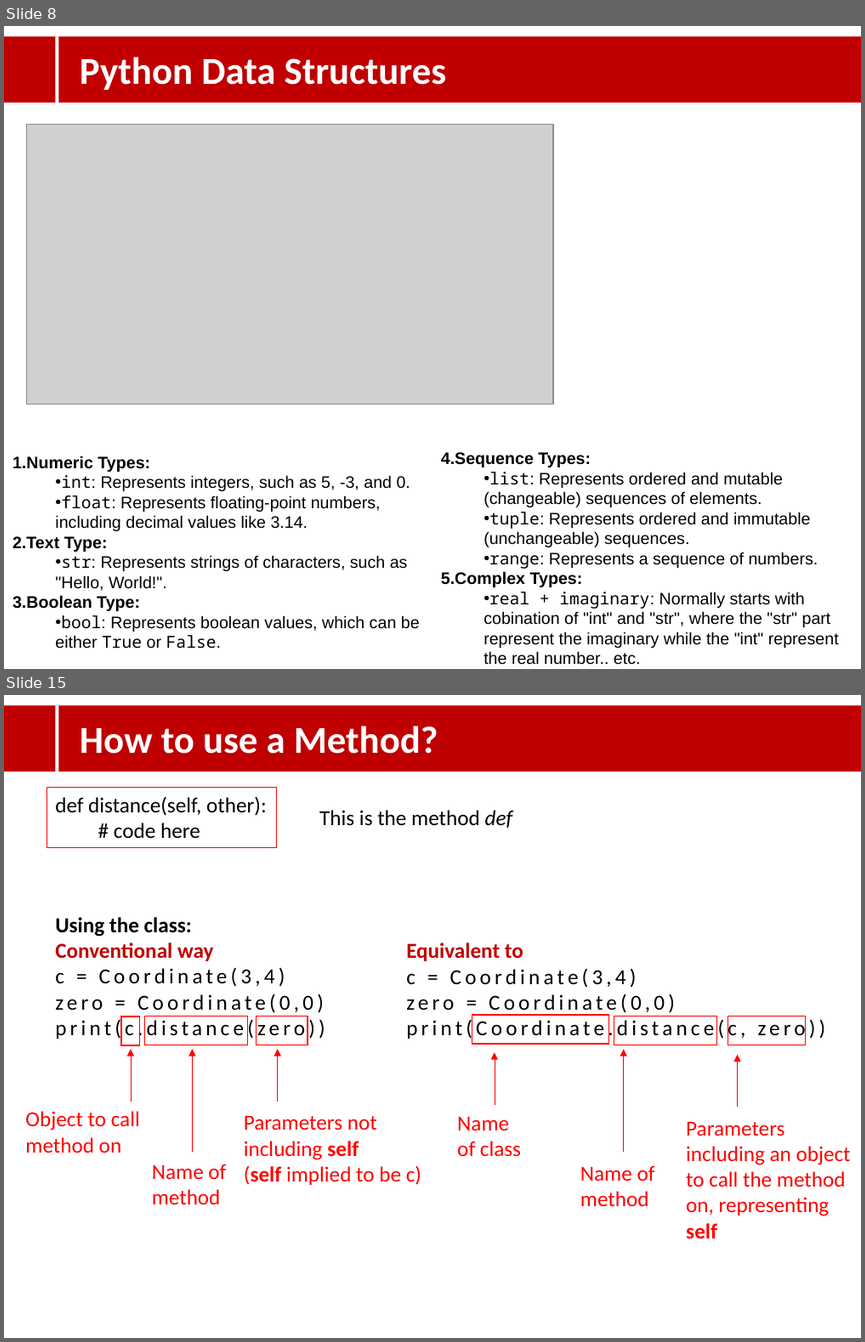
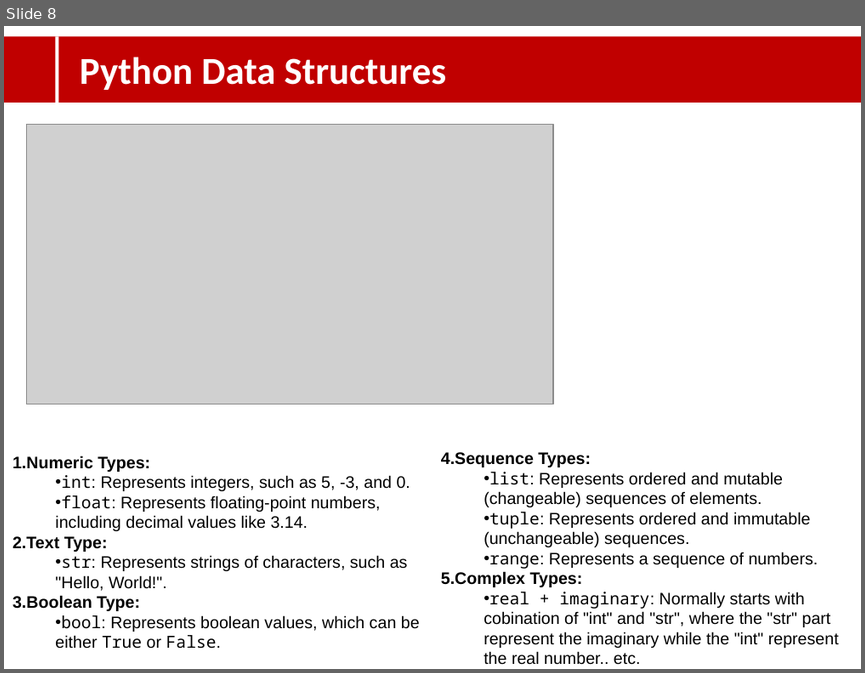
Before and after one commit to research-pedputra/main, a slide deck: docs/Lecture_001.pptx. Shown one above the other, each under a label of ours: slides 8 and 15 before the commit, slide 8 after it; the slides between them are not shown. The pictures are 865x1342 and 865x673 pixels, drawn with LibreOffice and Linux fonts; fonts in the diff are those of the drawing; grey boxes stand for pictures; background and template pictures are left out. Boxes give left, top, right and bottom in pixels: in the first picture for what was removed or moved away, otherwise in the second. Text is boxed around its words. In the diff, an @@ line names an element or a change of style, - is before the commit and + after.

```diff
--- a/docs/Lecture_001.pptx
+++ b/docs/Lecture_001.pptx
@@ slide 15 removed at bbox=[4, 695, 861, 1338], background picture (left out) @@
@@ rectangle removed at bbox=[4, 705, 861, 771] @@
@@ rectangle removed at bbox=[55, 705, 59, 818] @@
@@ text removed at bbox=[80, 726, 438, 754] @@
-How to use a Method?
@@ rectangle removed at bbox=[46, 787, 277, 847] @@
-def distance(self, other):
-# code here
@@ text removed at bbox=[319, 810, 513, 828] @@
-This is the method def
@@ text removed at bbox=[55, 917, 325, 1040] @@
-Using the class:
-Conventional way
-c = Coordinate(3,4)
-zero = Coordinate(0,0)
-print(c.distance(zero))
@@ text removed at bbox=[406, 942, 826, 1041] @@
-Equivalent to
-c = Coordinate(3,4)
-zero = Coordinate(0,0) print(Coordinate.distance(c, zero))
@@ rectangle removed at bbox=[121, 1016, 140, 1045] @@
@@ rectangle removed at bbox=[144, 1016, 247, 1045] @@
@@ rectangle removed at bbox=[256, 1016, 307, 1045] @@
@@ rectangle removed at bbox=[472, 1015, 609, 1043] @@
@@ rectangle removed at bbox=[614, 1016, 717, 1045] @@
@@ rectangle removed at bbox=[728, 1016, 805, 1045] @@
@@ arrow removed from (131, 1101) to (131, 1049) @@
@@ arrow removed from (193, 1151) to (193, 1049) @@
@@ arrow removed from (278, 1101) to (278, 1049) @@
@@ arrow removed from (624, 1151) to (624, 1049) @@
@@ arrow removed from (494, 1105) to (494, 1052) @@
@@ arrow removed from (738, 1106) to (738, 1054) @@
@@ text removed at bbox=[25, 1111, 140, 1152] @@
-Object to call method on
@@ text removed at bbox=[244, 1115, 421, 1185] @@
-Parameters not including self
-(self implied to be c)
@@ text removed at bbox=[457, 1116, 521, 1157] @@
-Name of class
@@ text removed at bbox=[686, 1121, 851, 1239] @@
-Parameters including an object to call the method on, representing self
@@ text removed at bbox=[152, 1163, 226, 1204] @@
-Name of method
@@ text removed at bbox=[580, 1165, 655, 1206] @@
-Name of method
```
Also in this commit, not shown: 1 slide added, 15 other slides removed, 16 other files.
